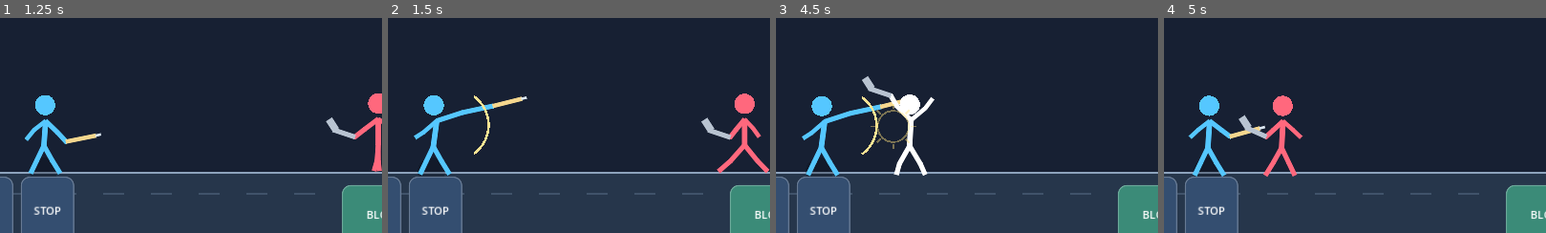
Above: before the commit, frames 1-4 (left to right).
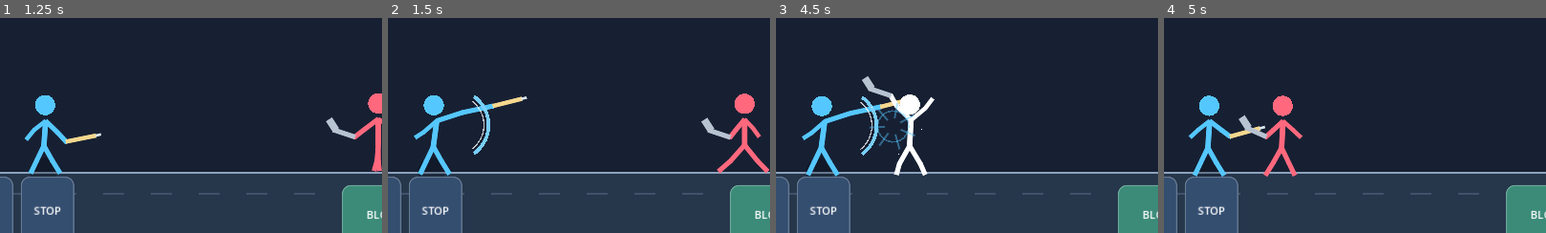
Above: after the commit, the same moments.

Repository: satriamada-web/stickman-duel
Game: Godot game, scene res://scenes/main.tscn
The game is run twice, just before and just after one commit, with the same random seed, the same clock (stepped at 60 frames per second) and the same inputs.
Inputs:
- Up to frame 1 (1.25 s): click "MULAI BERTARUNG" at 0.5 s
- Up to frame 2 (1.5 s): click "SKILL" at 1.25 s
- Up to frame 3 (4.5 s): click "SKILL 6 dtk" at 2 s; click "SKILL 5 dtk" at 2.75 s; click "SKILL 4 dtk" at 3.5 s; click "SERANG" at 4.25 s
- Up to frame 4 (5 s): no input
The pictures show only the part of the screen within x 18-68%, y 43-93%; the shares and areas given below are measured in that part.

Frame 1 is identical in both runs. In frame 2, 0.4% of the frame differs, in the area x 22-27%, y 36-64%; in frame 3, 0.9%, in the area x 22-39%, y 36-64%; in frame 4, nothing differs.

Commit message:
Add weapon-specific slash trails and impact sparks

Diff:
--- a/scripts/main.gd
+++ b/scripts/main.gd
@@ -39,6 +39,8 @@
 var enemy_stun_time := 0.0
 var impact_effect_time := 0.0
 var impact_effect_x := 0.0
+var impact_effect_color := Color("#ffe08a")
+var impact_effect_heavy := false
 var enemy_attack_cooldown := 0.0
 var enemy_attack_windup := 0.0
 var enemy_attack_heavy := false
@@ -266,6 +268,8 @@
 	_play_sfx("block" if is_blocking else ("heavy" if enemy_attack_heavy else "impact"))
 	impact_effect_time = 0.24
 	impact_effect_x = player_x
+	impact_effect_color = Color("#7ee8ff") if is_blocking else Color("#ff7185")
+	impact_effect_heavy = enemy_attack_heavy
 	if is_blocking:
 		status_label.text = ("SERANGAN KUAT DITAHAN! Damage %d." if enemy_attack_heavy else "BLOCK BERHASIL! Damage %d.") % incoming_damage
 	else:
@@ -294,15 +298,21 @@
 	if impact_effect_time > 0.0:
 		var impact_y := FLOOR_Y - 78.0
 		var impact_progress := 1.0 - impact_effect_time / 0.24
-		var burst_radius := 12.0 + impact_progress * 25.0
+		var burst_radius := 10.0 + impact_progress * (42.0 if impact_effect_heavy else 28.0)
 		var burst_alpha := clampf(impact_effect_time / 0.24, 0.0, 1.0)
-		var burst_color := Color(1.0, 0.88, 0.48, burst_alpha)
-		draw_arc(Vector2(impact_effect_x, impact_y), burst_radius, 0.0, TAU, 20, burst_color, 3.0)
-		for ray in range(8):
-			var angle := TAU * float(ray) / 8.0
-			var ray_start := Vector2(cos(angle), sin(angle)) * (burst_radius + 3.0)
-			var ray_end := Vector2(cos(angle), sin(angle)) * (burst_radius + 12.0)
-			draw_line(Vector2(impact_effect_x, impact_y) + ray_start, Vector2(impact_effect_x, impact_y) + ray_end, burst_color, 3.0)
+		var burst_color := impact_effect_color
+		burst_color.a = burst_alpha
+		draw_arc(Vector2(impact_effect_x, impact_y), burst_radius, 0.0, TAU, 24, burst_color, 4.0 if impact_effect_heavy else 2.5)
+		for ray in range(10 if impact_effect_heavy else 7):
+			var angle := TAU * float(ray) / float(10 if impact_effect_heavy else 7) + impact_progress * 0.7
+			var ray_start := Vector2(cos(angle), sin(angle)) * (burst_radius * 0.55)
+			var ray_end := Vector2(cos(angle), sin(angle)) * (burst_radius + (22.0 if impact_effect_heavy else 13.0))
+			draw_line(Vector2(impact_effect_x, impact_y) + ray_start, Vector2(impact_effect_x, impact_y) + ray_end, burst_color, 3.5 if impact_effect_heavy else 2.0, true)
+		for spark in range(5):
+			var spark_angle := TAU * float(spark) / 5.0 - impact_progress * 2.0
+			var spark_distance := burst_radius + 8.0 + impact_progress * 24.0
+			var spark_position := Vector2(impact_effect_x, impact_y) + Vector2(cos(spark_angle), sin(spark_angle)) * spark_distance
+			draw_circle(spark_position, (3.5 if impact_effect_heavy else 2.5) * burst_alpha, Color.WHITE)
 
 func _draw_fighter(x: float, floor_y: float, tint: Color, direction: int, weapon: String, walking: bool, attack_time: float, attack_duration: float, dashing: bool, airborne: bool, combo_style: int, hit_time: float, fighter_name: String) -> void:
 	# Animasi prosedural dengan fase ancang-ancang, ayunan, dan pemulihan.
@@ -428,7 +438,17 @@
 		var progress := 1.0 - clampf(attack_time / maxf(attack_duration, 0.01), 0.0, 1.0)
 		var slash_alpha := sin(progress * PI)
 		if slash_alpha > 0.05:
-			draw_arc(center + Vector2(37.0 * direction, -79.0), 49.0 + slash_alpha * 10.0, -0.95, 0.95, 20, Color(1.0, 0.9, 0.58, slash_alpha), 4.0)
+			if weapon == "SPEAR":
+				var thrust_start := center + Vector2(42.0 * direction, -83.0)
+				var thrust_end := thrust_start + Vector2(92.0 * direction, -4.0)
+				draw_line(thrust_start, thrust_end, Color(0.65, 1.0, 0.78, slash_alpha), 7.0, true)
+				draw_line(thrust_start, thrust_end, Color(1.0, 1.0, 1.0, slash_alpha * 0.8), 2.0, true)
+			elif weapon == "AXE":
+				draw_arc(center + Vector2(30.0 * direction, -83.0), 61.0 + slash_alpha * 13.0, -1.35, 1.0, 22, Color(1.0, 0.68, 0.32, slash_alpha), 7.0)
+				draw_arc(center + Vector2(30.0 * direction, -83.0), 48.0 + slash_alpha * 10.0, -1.2, 0.8, 22, Color(1.0, 0.94, 0.72, slash_alpha * 0.8), 2.5)
+			else:
+				draw_arc(center + Vector2(37.0 * direction, -79.0), 49.0 + slash_alpha * 10.0, -0.95, 0.95, 20, Color(0.48, 0.82, 1.0, slash_alpha), 6.0)
+				draw_arc(center + Vector2(37.0 * direction, -79.0), 43.0 + slash_alpha * 8.0, -0.9, 0.9, 20, Color(1.0, 1.0, 1.0, slash_alpha * 0.75), 2.0)
 
 func _build_ui() -> void:
 	var layer := CanvasLayer.new()
@@ -693,6 +713,8 @@
 		_play_sfx("heavy" if combo_step == 3 else "impact")
 		impact_effect_time = 0.24
 		impact_effect_x = enemy_x
+		impact_effect_color = Color(CHARACTERS[selected_character]["color"])
+		impact_effect_heavy = combo_step == 3
 		status_label.text = "%s — %s! Lawan kehilangan %d HP." % [selected_character.to_upper(), combo_names[combo_step], damage]
 	else:
 		status_label.text = "%s — %s meleset. Dekati lawan!" % [selected_character.to_upper(), combo_names[combo_step]]
@@ -754,6 +776,8 @@
 		_play_sfx("impact")
 		impact_effect_time = 0.24
 		impact_effect_x = enemy_x
+		impact_effect_color = Color(CHARACTERS[selected_character]["color"])
+		impact_effect_heavy = true
 		status_label.text = "%s! Lawan kehilangan %d HP." % [skill_name, skill_damage]
 	else:
 		status_label.text = "%s meleset! Dekati lawan." % skill_name
